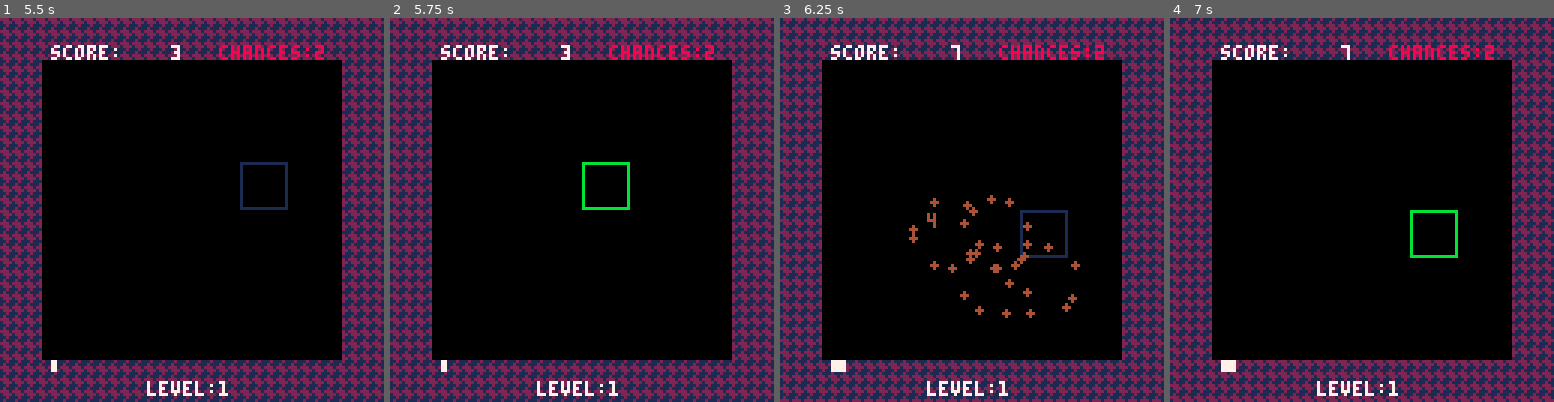
Above: before the commit, frames 1-4 (left to right).
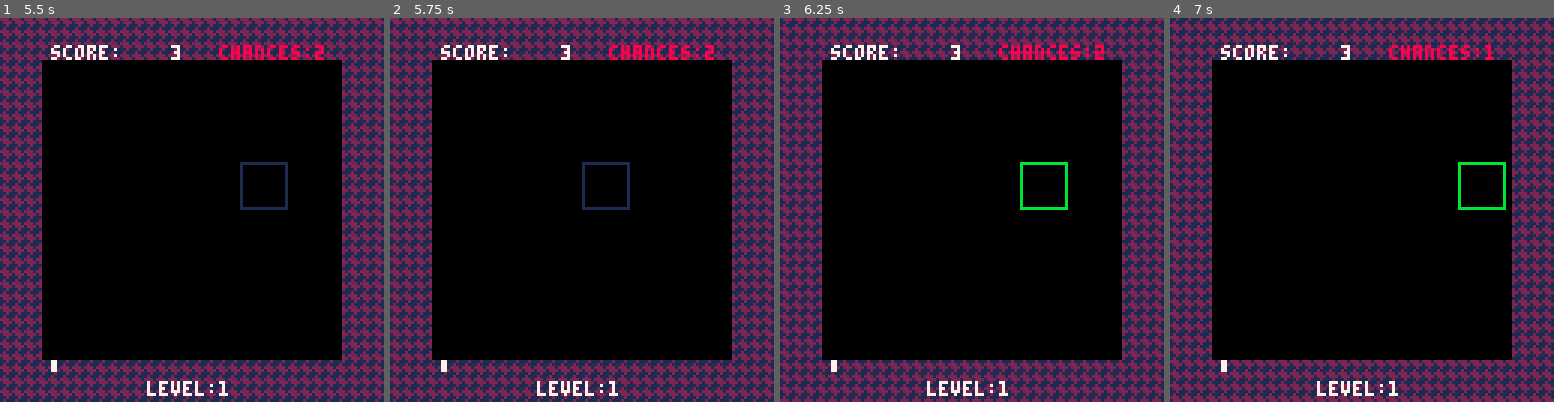
Above: after the commit, the same moments.

Repository: vm70/stratagem
Game: PICO-8 cartridge src/main.p8
The game is run twice, just before and just after one commit, with the same random seed, the same clock (stepped at 60 frames per second) and the same inputs.
Inputs:
- Up to frame 1 (5.5 s): tap X (X key) at 0.33, 1.07, 1.85, 2.97, 4.08, 5.2 s; tap O (Z key) at 0.7, 1.7, 2.1, 2.5, 2.9, 3.3, 3.7, 4.1, 4.5, 4.9, 5.3 s; hold Right 1.6-2.1 s; hold Up 2.15-2.42 s; hold Right 2.47-3.03 s; hold Left 3.08-3.58 s; hold Down 3.63-3.97 s; hold Right 4.02-4.68 s; hold Up 4.73-5.03 s; hold Left from 5.08 s (still down)
- Up to frame 2 (5.75 s): release Left at 5.68 s; tap O (Z key) at 5.7 s; hold Down from 5.73 s (still down)
- Up to frame 3 (6.25 s): release Down at 6.03 s; hold Right from 6.08 s (still down); tap O (Z key) at 6.1 s
- Up to frame 4 (7 s): tap X (X key) at 6.32 s; tap O (Z key) at 6.5, 6.9 s; release Right at 6.58 s; hold Right from 6.63 s (still down)

Frame 1 is identical in both runs. In frame 2, 0.4% of the frame differs, in the area x 50-63%, y 37-50%; in frame 3, 1.8%, in the area x 14-79%, y 8-93%; in frame 4, 0.9%.

Commit message:
Initial implementation of gem-falling animation

Diff:
--- a/src/grid.lua
+++ b/src/grid.lua
@@ -21,13 +21,15 @@
 
 -- Fill holes in the grid by dropping gems.
 ---@param grid integer[][]
+---@param falling_grid boolean[][]
 ---@param n_gems integer
 ---@return boolean # whether the grid has any holes
-function FillGridHoles(grid, n_gems)
+function FillGridHoles(grid, falling_grid, n_gems)
 	local has_holes = false
 	for y = 6, 1, -1 do
 		for x = 1, 6 do
 			if grid[y][x] == 0 then
+				falling_grid[y][x] = true
 				if y == 1 then
 					grid[y][x] = 1 + flr(rnd(n_gems))
 				else
@@ -36,6 +38,8 @@
 					grid[y][x] = grid[y - 1][x]
 					grid[y - 1][x] = 0
 				end
+			else
+				falling_grid[y][x] = false
 			end
 		end
 	end
--- a/src/main.lua
+++ b/src/main.lua
@@ -38,15 +38,15 @@
 ---@type integer Number of gems in the game (max 8)
 N_GEMS = 8
 
----@type integer Number of frames to wait before dropping new gems down
-DROP_FRAMES = 2
-
 ---@type integer Number of frames to show level-up screen
 LEVEL_UP_FRAMES = 100
 
 ---@type integer[][] game grid
 Grid = {}
 
+---@type boolean[][] falling grid
+FallingGrid = {}
+
 -- table containing player information
 Player = {}
 
@@ -60,11 +60,13 @@
 FrameCounter = 0
 
 -- Initialize the grid with all holes
-function InitGrid()
+function InitGrids()
 	for y = 1, 6 do
 		Grid[y] = {}
+		FallingGrid[y] = {}
 		for x = 1, 6 do
 			Grid[y][x] = 0
+			FallingGrid[y][x] = true
 		end
 	end
 end
@@ -195,7 +197,7 @@
 	cls(0)
 	music(24)
 	InitPlayer()
-	InitGrid()
+	InitGrids()
 	LoadLeaderboard(Leaderboard, VERSION)
 	menuitem(1, "reset scores", function()
 		ResetLeaderboard(Leaderboard)
@@ -219,44 +221,44 @@
 	elseif CartState == STATES.init_level_transition then
 		DrawGameBG()
 		DrawHUD(Player)
-		DrawGems(Grid)
+		DrawGems(Grid, FallingGrid)
 		DrawWipe(FrameCounter, true)
 	elseif CartState == STATES.game_idle then
 		DrawGameBG()
 		DrawHUD(Player)
-		DrawGems(Grid)
+		DrawGems(Grid, FallingGrid)
 		DrawCursor(Player, 7)
 	elseif CartState == STATES.swap_select then
 		DrawGameBG()
 		DrawHUD(Player)
-		DrawGems(Grid)
+		DrawGems(Grid, FallingGrid)
 		DrawCursor(Player, 11)
 	elseif CartState == STATES.player_matching then
 		DrawGameBG()
 		DrawHUD(Player)
-		DrawGems(Grid)
+		DrawGems(Grid, FallingGrid)
 		DrawCursor(Player, 1)
 	elseif CartState == STATES.show_match_points then
 		DrawGameBG()
 		DrawHUD(Player)
-		DrawGems(Grid)
+		DrawGems(Grid, FallingGrid)
 		DrawCursor(Player, 1)
 		DrawMatchAnimations(Player, FrameCounter)
 	elseif CartState == STATES.fill_grid then
 		DrawGameBG()
 		DrawHUD(Player)
-		DrawGems(Grid)
+		DrawGems(Grid, FallingGrid)
 		DrawCursor(Player, 1)
 	elseif CartState == STATES.fill_grid_transition then
 		DrawGameBG()
 		DrawHUD(Player)
-		DrawGems(Grid)
+		DrawGems(Grid, FallingGrid)
 		DrawCursor(Player, 1)
-		-- DrawFallingGems(Grid)
+		DrawFallingGems(Grid, FallingGrid, FrameCounter)
 	elseif CartState == STATES.level_up_transition then
 		DrawGameBG()
 		DrawHUD(Player)
-		DrawGems(Grid)
+		DrawGems(Grid, FallingGrid)
 		DrawWipe(FrameCounter, false)
 	elseif CartState == STATES.level_up then
 		DrawGameBG()
@@ -266,7 +268,7 @@
 	elseif CartState == STATES.game_over_transition then
 		DrawGameBG()
 		DrawHUD(Player)
-		DrawGems(Grid)
+		DrawGems(Grid, FallingGrid)
 		DrawWipe(FrameCounter, false)
 	elseif CartState == STATES.game_over then
 		DrawGameBG()
@@ -305,12 +307,12 @@
 	elseif CartState == STATES.game_init then
 		-- state actions
 		InitPlayer()
-		InitGrid()
+		InitGrids()
 		-- state transitions
 		CartState = STATES.prepare_grid
 	elseif CartState == STATES.prepare_grid then
 		-- state actions & transitions
-		if not FillGridHoles(Grid, N_GEMS) then
+		if not FillGridHoles(Grid, FallingGrid, N_GEMS) then
 			if not ClearFirstGridMatch(Grid) then
 				FrameCounter = 0
 				CartState = STATES.init_level_transition
@@ -373,14 +375,14 @@
 		-- state actions
 		MoveGridCursor(Player)
 		-- state actions & transitions
-		if FillGridHoles(Grid, N_GEMS) then
+		if FillGridHoles(Grid, FallingGrid, N_GEMS) then
 			FrameCounter = 0
 			CartState = STATES.fill_grid_transition
 		else
 			CartState = STATES.combo_check
 		end
 	elseif CartState == STATES.fill_grid_transition then
-		if FrameCounter % DROP_FRAMES == 0 then
+		if FrameCounter == DROP_FRAMES then
 			CartState = STATES.fill_grid
 		end
 		FrameCounter = FrameCounter + 1
@@ -408,7 +410,7 @@
 		-- state transitions
 		if FrameCounter == LEVEL_UP_FRAMES then
 			LevelUp(Player)
-			InitGrid()
+			InitGrids()
 			FrameCounter = 0
 			CartState = STATES.prepare_grid
 		end
--- a/src/ui.lua
+++ b/src/ui.lua
@@ -23,6 +23,9 @@
 
 ---@type integer How many frames to wait for level wiping transitions
 WIPE_FRAMES = 10
+
+---@type integer Number of frames to wait before dropping new gems down
+DROP_FRAMES = 2
 
 ---@type integer[] background patterns
 -- herringbone pattern
@@ -76,15 +79,38 @@
 
 -- draw the gems in the grid
 ---@param grid integer[][]
-function DrawGems(grid)
+---@param falling_grid boolean[][]
+function DrawGems(grid, falling_grid)
 	for y = 1, 6 do
 		for x = 1, 6 do
-			local color = grid[y][x]
-			if color ~= 0 then
-				spr(32 + 2 * (color - 1), 16 * x, 16 * y, 2, 2)
+			local gem_type = grid[y][x]
+			if gem_type ~= 0 and falling_grid[y][x] == false then
+				spr(32 + 2 * (gem_type - 1), 16 * x, 16 * y, 2, 2)
 				-- sspr(16 * (color - 1), 16, 16, 16, 16 * x, 16 * y)
 			end
 			-- print(color, 16 * x, 16 * y, 11)
+		end
+	end
+end
+
+-- draw the falling gems in the grid
+---@param grid integer[][]
+---@param falling_grid boolean[][]
+---@param frame integer
+function DrawFallingGems(grid, falling_grid, frame)
+	local fraction_complete = frame / DROP_FRAMES
+	for y = 1, 6 do
+		for x = 1, 6 do
+			local gem_type = grid[y][x]
+			if gem_type ~= 0 and falling_grid[y][x] == true then
+				if y ~= 1 then
+					local sprite_y1 = Lerp(16 * y - 16, 16 * y, fraction_complete)
+					spr(32 + 2 * (gem_type - 1), 16 * x, sprite_y1, 2, 2)
+				else
+					local sprite_height = Lerp(0, 16, fraction_complete)
+					sspr(16 * (gem_type - 1), 16, 16, sprite_height, 16 * x, 16 * y)
+				end
+			end
 		end
 	end
 end
